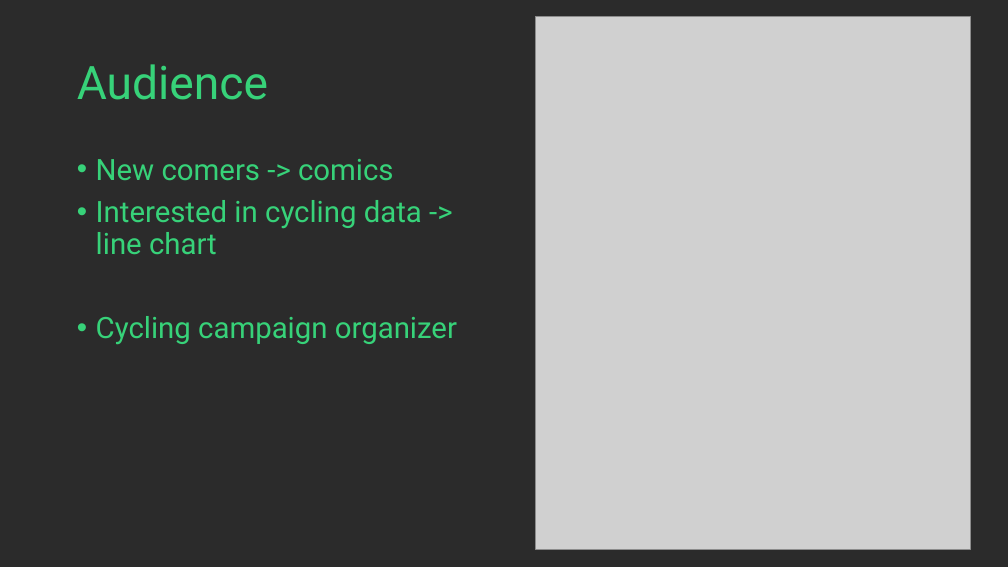
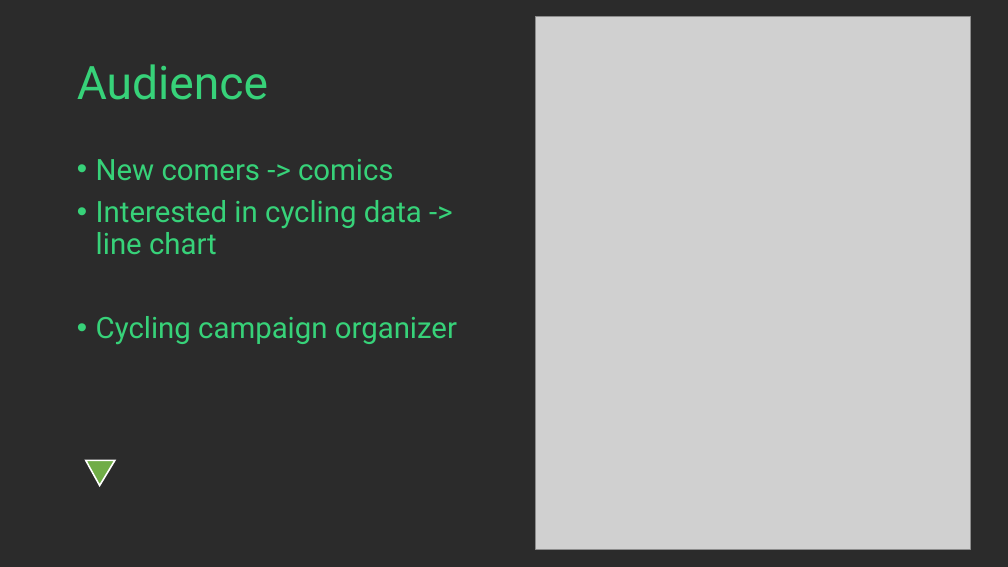
Before and after one commit to YaoTong9190/Bicycling, a slide deck: slide 6 of presentation/cycling data presentation1129.pptx. Drawn at 1008x567 pixels with LibreOffice and Linux fonts; fonts in the diff are those of the drawing; grey boxes stand for pictures; background and template pictures are left out; a plain dark background stands for a picture behind light text. Boxes give left, top, right and bottom in pixels: in the first picture for what was removed or moved away, otherwise in the second. Text is boxed around its words. In the diff, an @@ line names an element or a change of style, - is before the commit and + after.

```diff
--- a/presentation/cycling data presentation1129.pptx
+++ b/presentation/cycling data presentation1129.pptx
@@ triangle added at bbox=[85, 461, 115, 485], fill #70AD47, outline #FFFFFF 1.5 pt @@
```
Also in this commit, not shown: 1 other slide changed.
